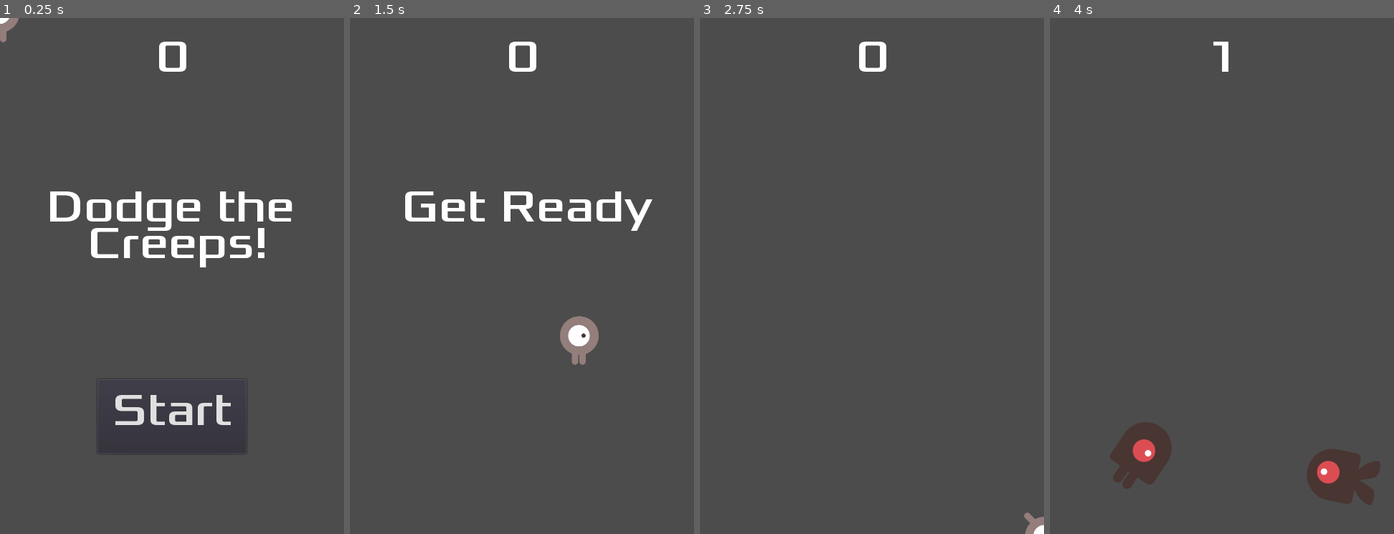
Above: before the commit, frames 1-4 (left to right).
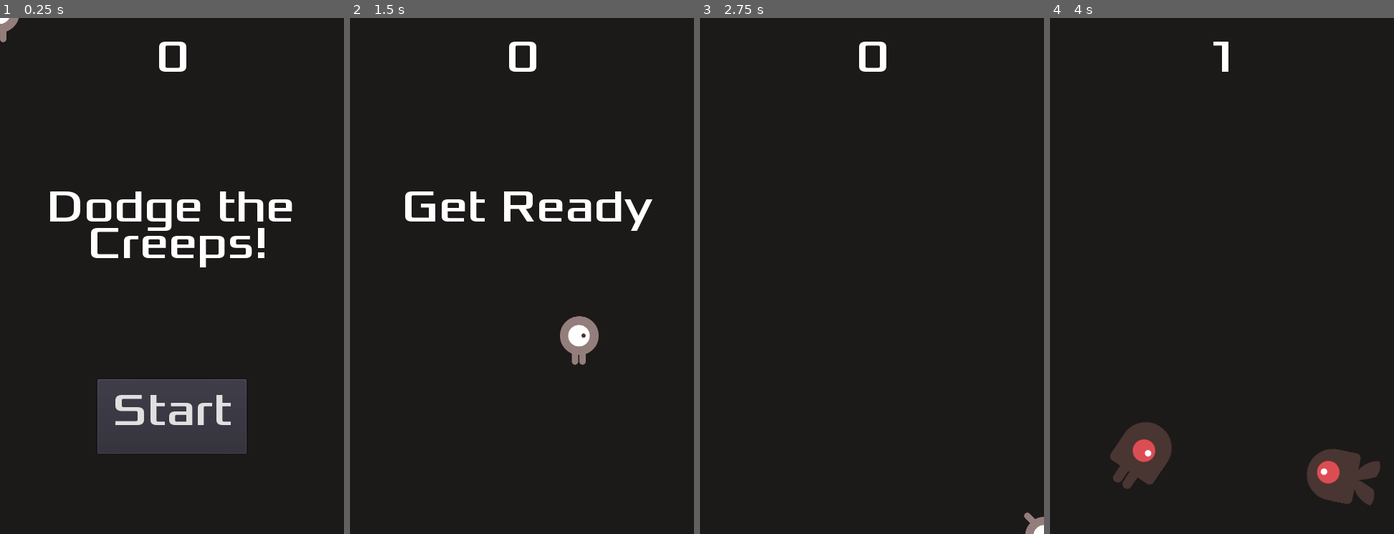
Above: after the commit, the same moments.

Repository: Syswordd/DodgeTheCreeps
Game: Godot game, scene res://Main.tscn
The game is run twice, just before and just after one commit, with the same random seed, the same clock (stepped at 60 frames per second) and the same inputs.
Inputs:
- Up to frame 1 (0.25 s): no input
- Up to frame 2 (1.5 s): click "Start" at 0.5 s; tap Enter at 1.25 s; hold Right (move_right) from 1.28 s (still down)
- Up to frame 3 (2.75 s): release Right (move_right) at 2.03 s; hold Down (move_down) from 2.03 s (still down)
- Up to frame 4 (4 s): release Down (move_down) at 2.78 s; hold Right (move_right) 2.78-3.53 s; hold Up (move_up) from 3.53 s (still down)

The runs differ from the first frame. In frame 1, 91% of the frame differs, in the area x 0-100%, y 0-100%; in frame 2, 97%; in frame 3, 100%; in frame 4, 97%.

Commit message:
Canviem el fons

Diff:
--- a/Main.tscn
+++ b/Main.tscn
@@ -13,6 +13,11 @@
 [node name="Main" type="Node"]
 script = ExtResource( 3 )
 mob_scene = ExtResource( 2 )
+
+[node name="ColorRect" type="ColorRect" parent="."]
+margin_right = 480.0
+margin_bottom = 720.0
+color = Color( 0.113725, 0.101961, 0.101961, 1 )
 
 [node name="Player" parent="." instance=ExtResource( 1 )]
 position = Vector2( -96, -34 )
--- a/Mob.tscn
+++ b/Mob.tscn
@@ -28,7 +28,7 @@
 
 [sub_resource type="CapsuleShape2D" id=2]
 radius = 36.0
-height = 26.0
+height = 8.00001
 
 [node name="Mob" type="RigidBody2D" groups=["mobs"]]
 collision_mask = 0
@@ -41,6 +41,7 @@
 animation = "walk"
 
 [node name="CollisionShape2D" type="CollisionShape2D" parent="."]
+position = Vector2( 9, 0 )
 rotation = 1.5708
 shape = SubResource( 2 )
 
--- a/Player.tscn
+++ b/Player.tscn
@@ -21,7 +21,7 @@
 
 [sub_resource type="CapsuleShape2D" id=2]
 radius = 27.0
-height = 16.0
+height = 0.0
 
 [node name="Player" type="Area2D"]
 script = ExtResource( 5 )
@@ -32,6 +32,7 @@
 animation = "walk"
 
 [node name="CollisionShape2D" type="CollisionShape2D" parent="."]
+position = Vector2( 0, -7 )
 shape = SubResource( 2 )
 
 [connection signal="body_entered" from="." to="." method="_on_Player_body_entered"]
